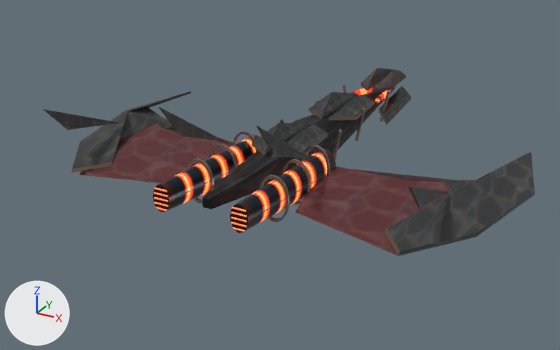
A saved change to the glTF model assets/models/dynasty_courier_recreated_lod1.glb.
The view is the same before and after, from a 50 mm camera at (1.029, -2.353, 0.878) aimed at (-0.076, -0.343, -0.127). Arrows for +X, +Y and +Z are at lower left; the lights stay in place. The older version comes first. Vertices at exactly the same position are counted once.

Objects in the first picture: 'dynasty_courier_lod_source'.
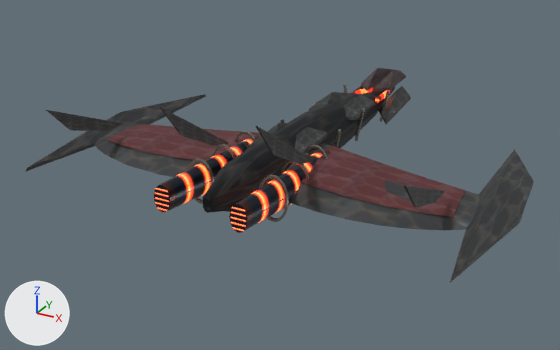
ob_baked_original_rig_frame is not drawn itself; it is the parent of ob_dynasty_courier_lod_source.

Where the change shows, as pixel boxes (x1, y1, x2, y2) in the pictures (560 x 350 px):
'dynasty_courier_lod_source', reshaped, moved, rescaled (14% taller)
    before: (43, 68, 535, 256)
    after: (25, 68, 533, 283)
part 1 of me_exposed_mechanical_keel_001, rebuilt (50% wider)
    before: (71, 91, 191, 173)
    after: (25, 94, 206, 172)
part 2 of me_exposed_mechanical_keel_001, rebuilt (44% narrower, 29% taller)
    before: (386, 152, 535, 256)
    after: (450, 149, 533, 283)
part 3 of me_exposed_mechanical_keel_001, rebuilt
    before: (296, 166, 451, 256)
    after: (285, 143, 480, 230)
part 4 of me_exposed_mechanical_keel_001, rebuilt (17% shorter)
    before: (80, 119, 233, 183)
    after: (94, 124, 252, 177)
part 5 of me_exposed_mechanical_keel_001, added (brown)
    after: (301, 146, 466, 217)
part 6 of me_exposed_mechanical_keel_001, added (brown)
    after: (106, 124, 261, 161)
part 7 of me_exposed_mechanical_keel_001, built on
    before: (161, 86, 411, 209)
    after: (162, 85, 410, 213)
part 8 of me_exposed_mechanical_keel_001, cut back
    before: (411, 187, 448, 208)
    after: (406, 186, 445, 207)
part 9 of me_exposed_mechanical_keel_001, built on
    before: (44, 109, 119, 130)
    after: (47, 110, 124, 131)
part 10 of me_exposed_mechanical_keel_001, surface changed
    both: (160, 102, 386, 155)

Edits to the bpy script that builds the scene:
```text
Change me_exposed_mechanical_keel_001:
    used by ob_dynasty_courier_lod_source; parent = ob_baked_original_rig_frame; location = (0.0, 0.0, 0.0)
    remove me_exposed_mechanical_keel_001.from_pydata(...)  # 1128 vertices, 2140 faces; spans x -4.92..4.92, y -4.6..3.41, z -0.21..1.3
    add me_exposed_mechanical_keel_001.from_pydata(...)  # 1275 vertices, 2404 faces; spans x -5.02..5.02, y -4.6..3.41, z -0.28..1.3
    me_exposed_mechanical_keel_001 part 1: the loose piece of 17 vertices spanning x 3.0..4.92, y -1.6..2.95, z 0.06..0.38 is rebuilt with 13 vertices and now spans x 4.05..5.02, y -1.7..3.2, z 0.02..0.29
    me_exposed_mechanical_keel_001 part 2: the loose piece of 17 vertices spanning x -4.92..-3.0, y -1.6..2.95, z 0.06..0.38 is rebuilt with 13 vertices and now spans x -5.02..-4.05, y -1.7..3.2, z 0.02..0.29
    me_exposed_mechanical_keel_001 part 3: the loose piece of 11 vertices spanning x -4.65..-0.65, y -0.3..2.8, z -0.01..0.27 is rebuilt with 31 vertices and now spans x -4.78..-0.5, y -0.2..2.28, z -0.05..0.3
    me_exposed_mechanical_keel_001 part 4: the loose piece of 11 vertices spanning x 0.65..4.65, y -0.3..2.8, z -0.01..0.27 is rebuilt with 30 vertices and now spans x 0.5..4.78, y -0.2..2.28, z -0.05..0.3
    me_exposed_mechanical_keel_001 part 5: a new loose piece of 14 vertices spanning x -3.99..-0.75, y 0.23..1.93, z 0.14..0.31, in mat_fleet___shared_pbr_atlas
    me_exposed_mechanical_keel_001 part 6: a new loose piece of 14 vertices spanning x 0.75..3.99, y 0.23..1.93, z 0.14..0.31, in mat_fleet___shared_pbr_atlas
    me_exposed_mechanical_keel_001 part 7
    38 faces are deleted
    82 vertices are added at x -1.0..1.08, y -3.44..3.2, z -0.28..0.73
    202 new faces join them
    me_exposed_mechanical_keel_001 part 8
    4 faces are deleted
    3 vertices are added at (-3.72, 1.9, 0.37), (-3.67, 1.91, 0.37), (-3.64, 2.31, 0.58)
    10 new faces join them
    me_exposed_mechanical_keel_001 part 9
    4 faces are deleted
    3 vertices are added at (3.72, 1.9, 0.37), (3.77, 1.91, 0.37), (3.8, 2.31, 0.58)
    10 new faces join them
    me_exposed_mechanical_keel_001 part 10: 40 kept faces spanning x -3.72..3.77, y -4.6..3.2, z -0.05..1.3 get new texture (UV) coordinates
Change ob_baked_original_rig_frame:
    ob_baked_original_rig_frame.location: (-0.000267, -0.306, -0.0395) -> (0.0000134, -0.306, -0.0395)
    ob_baked_original_rig_frame.scale: (0.145, 0.176, 0.216) -> (0.142, 0.176, 0.216)
```
